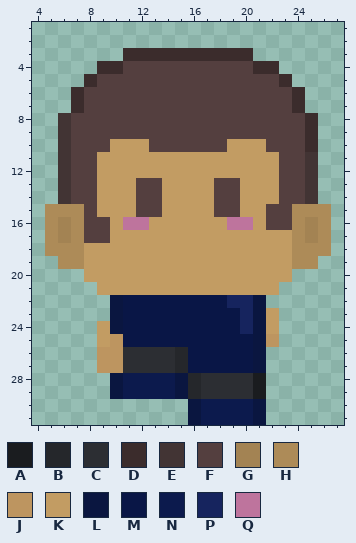
Edited in one commit: pixel-art sprite (src/res/player/walkDown_(3).png). The first picture shows the starting point.
The file is 32x32 pixels. Colours within 5 levels of each other are drawn and written as one. Shown: x 4..27, y 1..31.
Palette (. is transparent): A #1a1c1f  B #25272b  C #2c2e33  D #3b2c2c  E #423434  F #543f3f  G #a38353  H #ad8b58  J #bd9560  K #c29c63  L #0a1640  M #091646  N #0c1a4d  P #16245e  Q #be749d
Pixels before, first column x 5:
 3 ......DDDDDDDDDD......
 4 ....DDFFFFFFFFFFDD....
 5 ...DFFFFFFFFFFFFFFD...
 6 ..DFFFFFFFFFFFFFFFFD..
 7 ..DFFFFFFFFFFFFFFFFD..
 8 .EFFFFFFFFFFFFFFFFFFD.
 9 .EFFFFFFFFFFFFFFFFFFD.
10 .EFFFKKKFFFFFFKKKFFFD.
11 .EFFKKKKKKKKKKKKKKFFE.
12 .EFFKKKKKKKKKKKKKKFFE.
13 .EFFKKKFFKKKKFFKKKFFE.
14 .EFFKKKFFKKKKFFKKKFFE.
15 HHHFKKKFFKKKKFFKKFFHHH
16 HGHFFKQQKKKKKKQQKFFHGH
17 HGHFFKKKKKKKKKKKKKKHGH
18 HHHKKKKKKKKKKKKKKKKHHH
19 .HHKKKKKKKKKKKKKKKKHH.
20 ...KKKKKKKKKKKKKKKK...
21 ....KKKKKKKKKKKKKK....
22 .....LMMMMMMMMPPL.....
23 .....LMMMMMMMMMPLK....
24 ....KLMMMMMMMMMPLK....
25 ....KJMMMMMMMMMMLJ....
26 ....JJCCCCBMMMMML.....
27 ....JJCCCCBMMMMML.....
28 .....LNNNNLBCCCCA.....
29 .....LNNNNLBCCCCA.....
30 ...........LNNNNL.....
31 ...........LNNNNL.....
Now the later version:
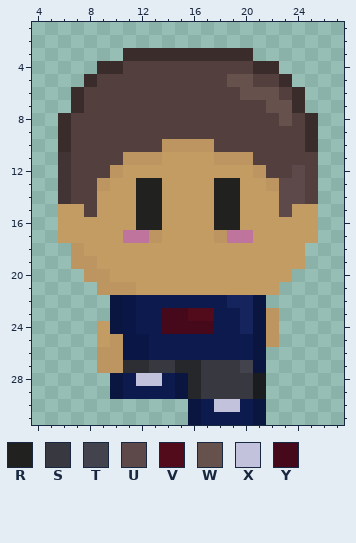
Colours new in this view: R #212120  S #383940  T #43434d  U #5d4949  V #520b1b  W #66514d  X #c2c2dc  Y #46091c
Changes in this commit:
Changed rows in their new state; - is an unchanged pixel.
first column x 5:
 5 --------------WW------
 6 ---------------WWW----
 7 -----------------WW---
 8 -D----------------W---
 9 -D--------------------
10 -D---FFF-JJJJ-FFF-----
11 ----FFJJJ----JJJFF--F-
12 ----FJ----------JF-UF-
13 ----J--RR----RR--JUUF-
14 -------RR----RR---UUF-
15 .KK----RR----RR--KUKK.
16 .KKKK-KRR----RRK-KKKK.
17 .KKKK-QQJ----JQQ---KK.
18 ..J----------------K..
19 -.JJ---------------K.-
20 ---JJ-----------------
21 ----JJJ---------------
22 -------NNNNNNN--------
23 -------NNYYVVNN--J----
24 -------NNYYYYNN--J----
25 --------NNNNNNNN------
26 ------MMNNNNNNNN------
27 --------SS-BSSST------
28 -------XX---SSSS------
29 ------------SSSS------
30 -------------XX-------
Where, in picture pixels (left, top, right, bottom), the same in both pictures:
changed: (45, 74, 331, 412)
